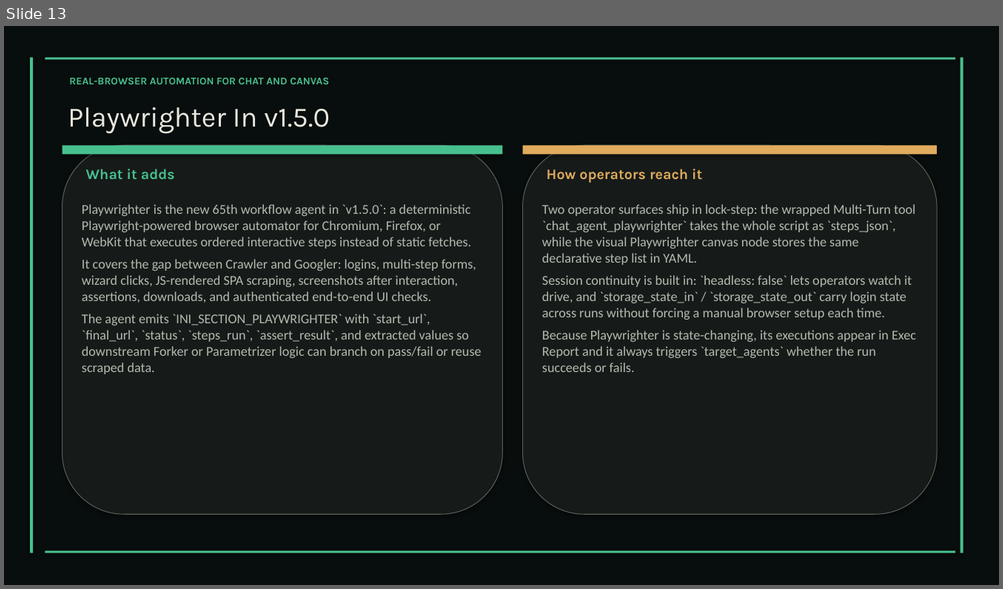
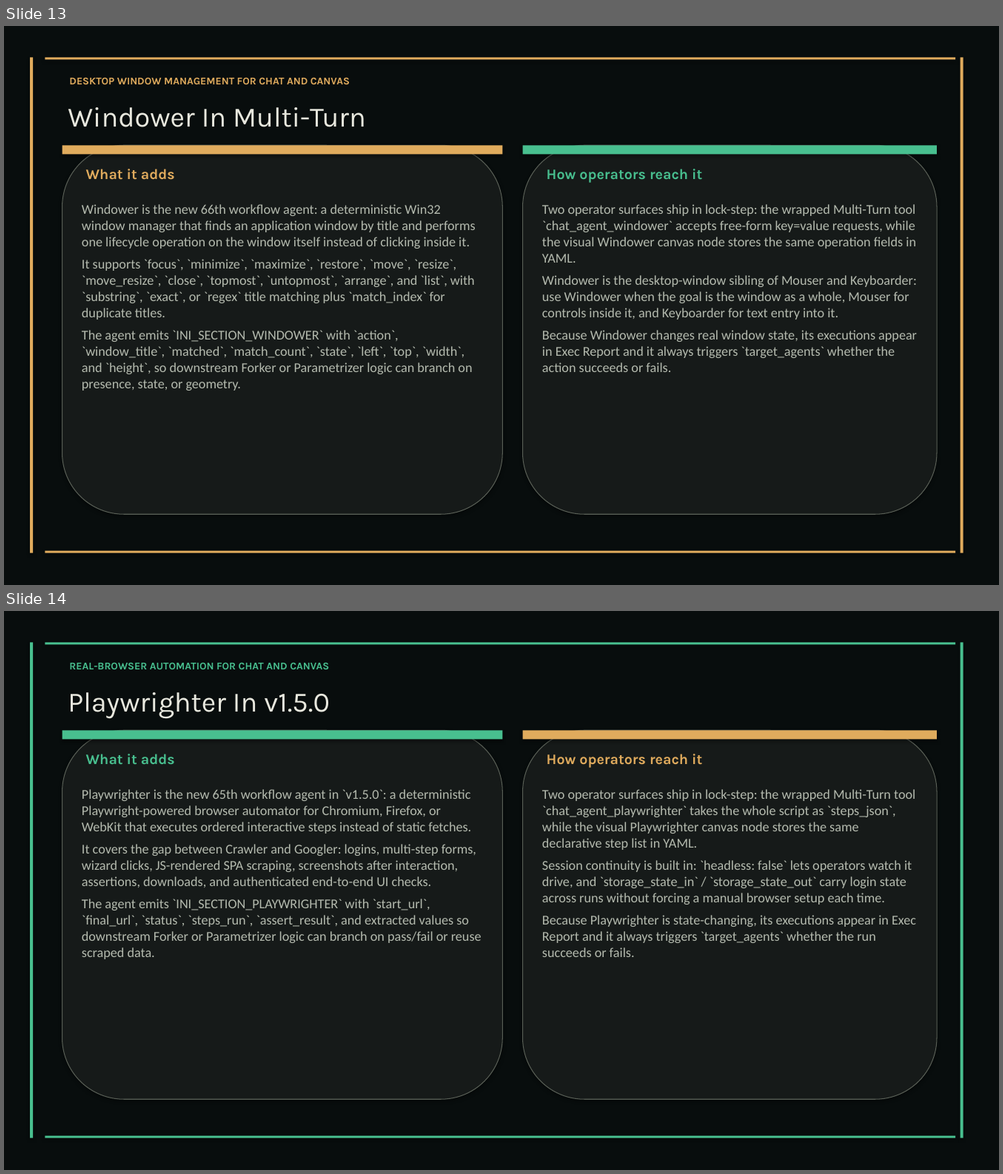
Before and after one commit to XAIHT/Tlamatini, a slide deck: Tlamatini_eXtended_Artificial_Intelligence_Humanly_Tempered.pptx. Shown one above the other, each under a label of ours: slide 13 before the commit, slides 13 and 14 after it. The pictures are 1003x589 and 1003x1174 pixels, drawn with LibreOffice and Linux fonts; fonts in the diff are those of the drawing. Boxes give left, top, right and bottom in pixels: in the first picture for what was removed or moved away, otherwise in the second. Text is boxed around its words. In the diff, an @@ line names an element or a change of style, - is before the commit and + after.

Commit message:
Implementing Playwrighter and Windower completely in source code and documentation, by Tlamatini's-AutoBot.

```diff
--- a/Tlamatini_eXtended_Artificial_Intelligence_Humanly_Tempered.pptx
+++ b/Tlamatini_eXtended_Artificial_Intelligence_Humanly_Tempered.pptx
@@ slide 13 added at (x1=4, y1=26, x2=999, y2=585), background #FFFFFF @@
@@ rectangle added at (x1=4, y1=26, x2=999, y2=585), fill #080D0D @@
@@ rectangle added at (x1=30, y1=57, x2=33, y2=554), fill #E0AB5D @@
@@ rectangle added at (x1=45, y1=57, x2=956, y2=59), fill #E0AB5D @@
@@ rectangle added at (x1=960, y1=57, x2=963, y2=554), fill #E0AB5D @@
@@ text added at (x1=69, y1=77, x2=350, y2=84), 10 pt, text #E0AB5D, bold @@
+DESKTOP WINDOW MANAGEMENT FOR CHAT AND CANVAS
@@ text added at (x1=68, y1=107, x2=366, y2=127), 27 pt, text #E8E8DE @@
+Windower In Multi-Turn
@@ rounded rectangle added at (x1=62, y1=145, x2=503, y2=514), fill #161A19, outline #595F56 0.75 pt @@
@@ rectangle added at (x1=62, y1=145, x2=503, y2=154), fill #E0AB5D @@
@@ rounded rectangle added at (x1=523, y1=145, x2=936, y2=514), fill #161A19, outline #595F56 0.75 pt @@
@@ rectangle added at (x1=523, y1=145, x2=936, y2=154), fill #48BF8F @@
@@ text added at (x1=86, y1=169, x2=175, y2=180), 14 pt, text #E0AB5D, bold @@
+What it adds
@@ text added at (x1=546, y1=169, x2=702, y2=183), 14 pt, text #48BF8F, bold @@
+How operators reach it
@@ text added at (x1=82, y1=204, x2=475, y2=391), 13 pt, text #B4BAAE @@
+Windower is the new 66th workflow agent: a deterministic Win32 window manager that finds an application window by title and performs one lifecycle operation on the window itself instead of clicking inside it.
+It supports `focus`, `minimize`, `maximize`, `restore`, `move`, `resize`, `move_resize`, `close`, `topmost`, `untopmost`, `arrange`, and `list`, with `substring`, `exact`, or `regex` title matching plus `match_index` for duplicate titles.
+The agent emits `INI_SECTION_WINDOWER` with `action`, `window_title`, `matched`, `match_count`, `state`, `left`, `top`, `width`, and `height`, so downstream Forker or Parametrizer logic can branch on presence, state, or geometry.
@@ text added at (x1=542, y1=204, x2=916, y2=372), 13 pt, text #B4BAAE @@
+Two operator surfaces ship in lock-step: the wrapped Multi-Turn tool `chat_agent_windower` accepts free-form key=value requests, while the visual Windower canvas node stores the same operation fields in YAML.
+Windower is the desktop-window sibling of Mouser and Keyboarder: use Windower when the goal is the window as a whole, Mouser for controls inside it, and Keyboarder for text entry into it.
+Because Windower changes real window state, its executions appear in Exec Report and it always triggers `target_agents` whether the action succeeds or fails.
@@ rectangle added at (x1=45, y1=551, x2=956, y2=554), fill #E0AB5D @@
@@ what was slide 13 is now slide 14 @@
```
Also in this commit, not shown: 10 slides changed, 1 other slide added, 36 other files.
